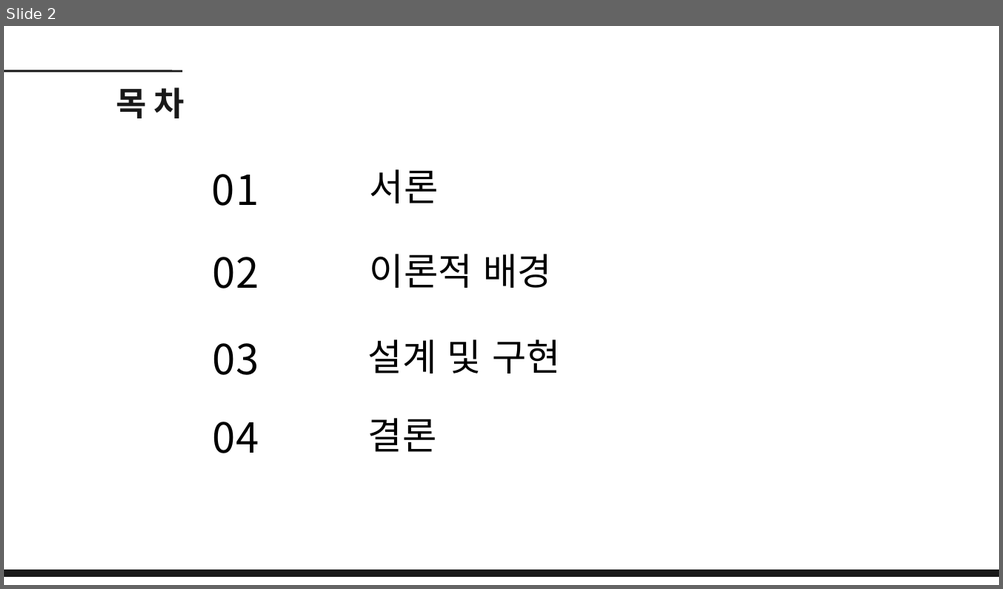
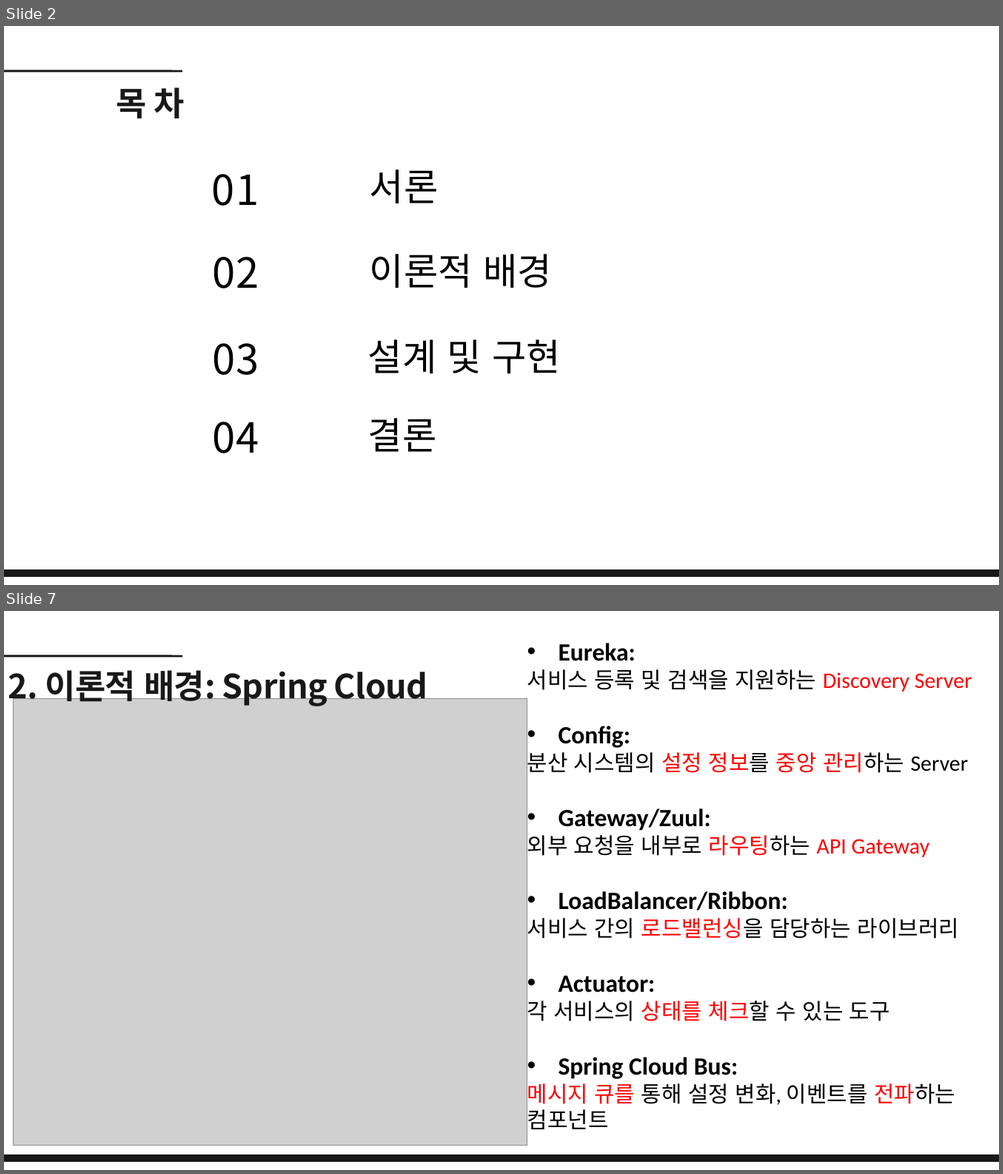
Before and after one commit to dbehdrbs0806/4rd_1sem, a slide deck: GraduationGuidance/20204077_유동균_논문발표ppt.pptx. Shown one above the other, each under a label of ours: slide 2 before the commit, slides 2 and 7 after it; the slides between them are not shown. The pictures are 1003x589 and 1003x1174 pixels, drawn with LibreOffice and Linux fonts; fonts in the diff are those of the drawing; grey boxes stand for pictures. Boxes give left, top, right and bottom in pixels: in the first picture for what was removed or moved away, otherwise in the second. Text is boxed around its words. In the diff, an @@ line names an element or a change of style, - is before the commit and + after.

Commit message:
논문 업로드

```diff
--- a/GraduationGuidance/20204077_유동균_논문발표ppt.pptx
+++ b/GraduationGuidance/20204077_유동균_논문발표ppt.pptx
@@ slide 7 added at <box>4,611,999,1170</box>, background #FFFFFF @@
@@ text added at <box>527,643,972,1130</box>, 32 pt, text #000000 @@
+• Eureka:
+서비스 등록 및 검색을 지원하는 Discovery Server
+• Config:
+분산 시스템의 설정 정보를 중앙 관리하는 Server
+• Gateway/Zuul:
+외부 요청을 내부로 라우팅하는 API Gateway
+• LoadBalancer/Ribbon:
+서비스 간의 로드밸런싱을 담당하는 라이브러리
+• Actuator:
+각 서비스의 상태를 체크할 수 있는 도구
+• Spring Cloud Bus:
+메시지 큐를 통해 설정 변화, 이벤트를 전파하는 컴포넌트
@@ line added from (4, 656) to (182, 656), #191919 3 pt @@
@@ text added at <box>8,664,427,706</box>, 48 pt, text #191919, bold @@
+2. 이론적 배경: Spring Cloud
@@ picture added at <box>13,699,526,1145</box> @@
@@ freeform shape added at <box>4,1156,999,1162</box>, fill #191919, outline #191919 1.5 pt @@
```
Also in this commit, not shown: 6 slides changed, 10 other slides added, 7 slides removed, 3 other files.
